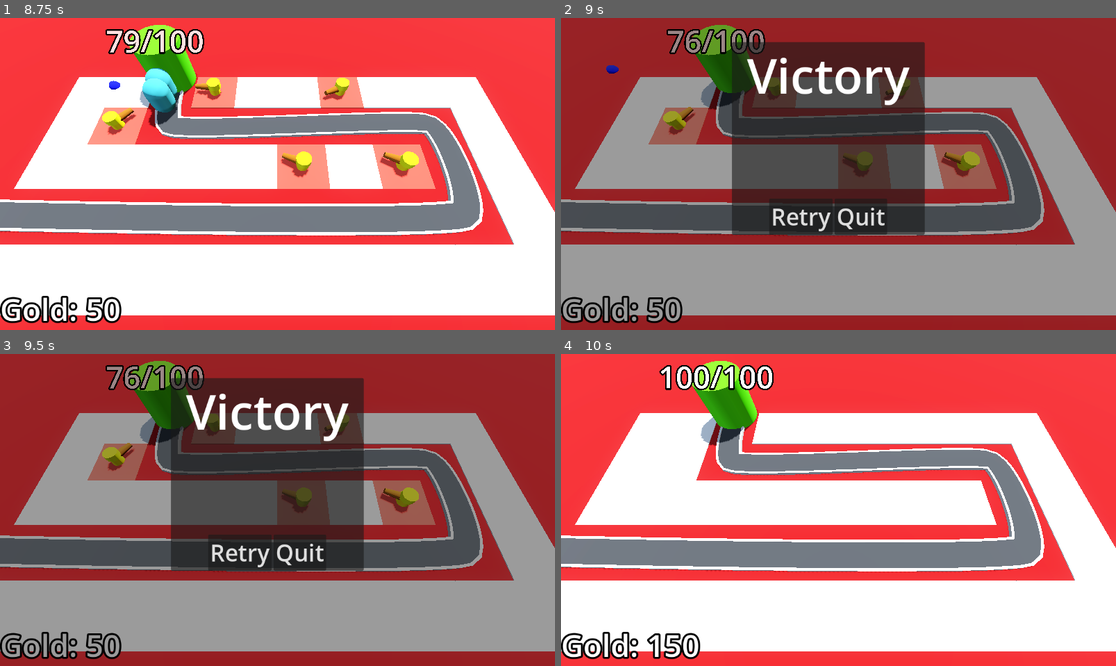
Above: before the commit, frames 1-4 (two rows, left to right).
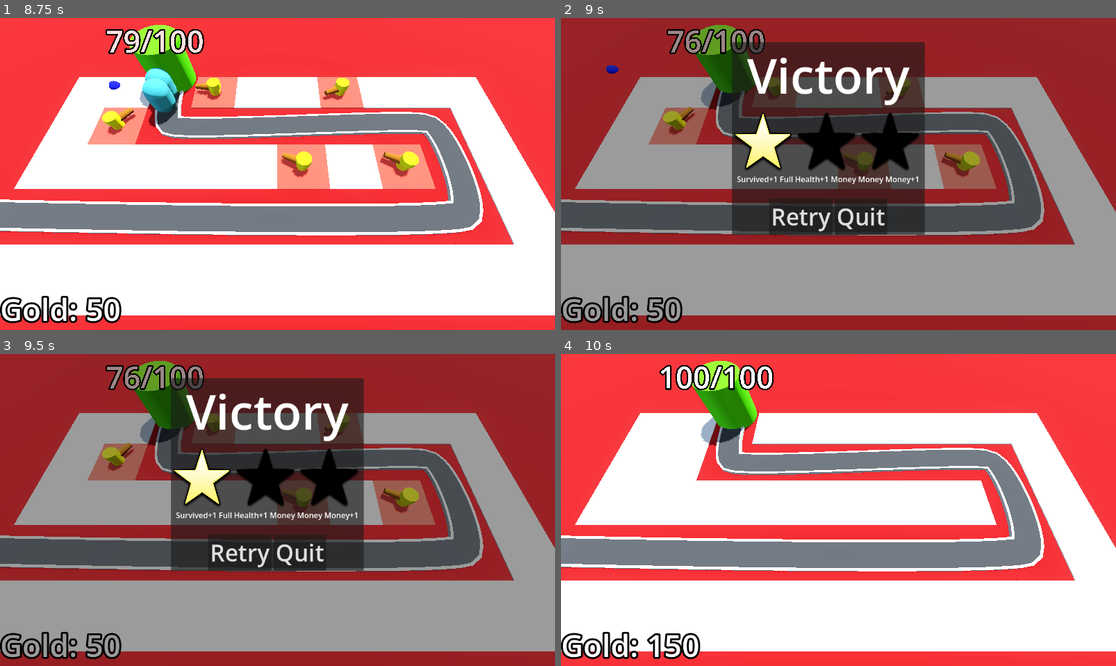
Above: after the commit, the same moments.

Repository: Matthew-CS11/Barbarian-Blaster
Game: Godot game, scene res://base_level.tscn
Same seed, same stepped clock (60 frames per second), same inputs: the game is played once before the commit and once after it.
Inputs (mouse positions are in pixels of both pictures, inside the frame that each line leads up to):
- Up to frame 1 (8.75 s): tap Enter at 0.5 s; move the mouse to (399, 158) at 0.52 s; click (399, 158) at 0.6 s; move the mouse to (166, 189) at 1.27 s; click (166, 189) at 1.35 s; move the mouse to (333, 105) at 2.02 s; click (333, 105) at 2.1 s; move the mouse to (249, 236) at 2.77 s; click (249, 236) at 2.85 s; move the mouse to (444, 220) at 3.52 s; click (444, 220) at 3.6 s; move the mouse to (111, 127) at 4.27 s; click (111, 127) at 4.35 s; move the mouse to (305, 174) at 5.02 s; click (305, 174) at 5.1 s; move the mouse to (194, 96) at 5.77 s; click (194, 96) at 5.85 s; move the mouse to (399, 158) at 6.52 s; click (399, 158) at 6.6 s; move the mouse to (166, 189) at 7.27 s; click (166, 189) at 7.35 s; move the mouse to (333, 105) at 8.02 s; click (333, 105) at 8.1 s
- Up to frame 2 (9 s): move the mouse to (810, 236) at 8.77 s; click (810, 236) at 8.85 s
- Up to frame 3 (9.5 s): no input
- Up to frame 4 (10 s): click "Retry" at 9.5 s

Frame 1 is identical in both runs. In frame 2, 2.9% of the frame differs, in the area x 31-65%, y 30-54%; in frame 3, 2.9%; in frame 4, nothing differs.

Commit message:
finish victory label

Diff:
--- a/UI/victory_layer.gd
+++ b/UI/victory_layer.gd
@@ -1,6 +1,12 @@
 extends CanvasLayer
 
-
+@onready var star_2: TextureRect = $ColorRect/CenterContainer/PanelContainer/VBoxContainer/StarContainer/Star2
+@onready var star_3: TextureRect = $ColorRect/CenterContainer/PanelContainer/VBoxContainer/StarContainer/Star3
+@onready var base := get_tree().get_first_node_in_group("base")
+@onready var bank := get_tree().get_first_node_in_group("bank")
+@onready var survived_label: Label = %SurvivedLabel
+@onready var health_label: Label = %HealthLabel
+@onready var money_label: Label = %MoneyLabel
 
 func _on_retry_button_pressed() -> void:
 	get_tree().reload_current_scene()
@@ -8,3 +14,12 @@
 
 func _on_quit_button_pressed() -> void:
 	get_tree().quit()
+
+func victory() -> void:
+	visible = true
+	if base.health == base.max_health:
+		star_2.modulate = Color.WHITE
+		health_label.visible = true
+	if bank.gold >= 500:
+		star_3.modulate = Color.WHITE
+		money_label.visible = true
--- a/UI/victory_layer.tscn
+++ b/UI/victory_layer.tscn
@@ -1,12 +1,12 @@
 [gd_scene format=3 uid="uid://cqwiydufhvhtr"]
 
 [ext_resource type="Script" uid="uid://76luocasr4vw" path="res://UI/victory_layer.gd" id="1_4etjl"]
+[ext_resource type="Texture2D" uid="uid://dvkq2o8rrv4hb" path="res://assets/star.png" id="2_eu0p7"]
 
 [sub_resource type="LabelSettings" id="LabelSettings_fxpm7"]
 font_size = 100
 
 [node name="VictoryLayer" type="CanvasLayer" unique_id=519931431]
-visible = false
 script = ExtResource("1_4etjl")
 
 [node name="ColorRect" type="ColorRect" parent="." unique_id=1646029444]
@@ -45,6 +45,54 @@
 label_settings = SubResource("LabelSettings_fxpm7")
 horizontal_alignment = 1
 
+[node name="StarContainer" type="HBoxContainer" parent="ColorRect/CenterContainer/PanelContainer/VBoxContainer" unique_id=1901277766]
+layout_mode = 2
+
+[node name="Star1" type="TextureRect" parent="ColorRect/CenterContainer/PanelContainer/VBoxContainer/StarContainer" unique_id=1738504315]
+custom_minimum_size = Vector2(128, 128)
+layout_mode = 2
+texture = ExtResource("2_eu0p7")
+expand_mode = 2
+stretch_mode = 5
+
+[node name="Star2" type="TextureRect" parent="ColorRect/CenterContainer/PanelContainer/VBoxContainer/StarContainer" unique_id=487059762]
+modulate = Color(0, 0, 0, 1)
+custom_minimum_size = Vector2(128, 128)
+layout_mode = 2
+texture = ExtResource("2_eu0p7")
+expand_mode = 2
+stretch_mode = 5
+
+[node name="Star3" type="TextureRect" parent="ColorRect/CenterContainer/PanelContainer/VBoxContainer/StarContainer" unique_id=420278230]
+modulate = Color(0, 0, 0, 1)
+custom_minimum_size = Vector2(128, 128)
+layout_mode = 2
+texture = ExtResource("2_eu0p7")
+expand_mode = 2
+stretch_mode = 5
+
+[node name="LabelContainer" type="HBoxContainer" parent="ColorRect/CenterContainer/PanelContainer/VBoxContainer" unique_id=1256356948]
+layout_mode = 2
+alignment = 1
+
+[node name="SurvivedLabel" type="Label" parent="ColorRect/CenterContainer/PanelContainer/VBoxContainer/LabelContainer" unique_id=1956143874]
+unique_name_in_owner = true
+layout_mode = 2
+text = "Survived+1"
+horizontal_alignment = 1
+
+[node name="HealthLabel" type="Label" parent="ColorRect/CenterContainer/PanelContainer/VBoxContainer/LabelContainer" unique_id=47912348]
+unique_name_in_owner = true
+layout_mode = 2
+text = "Full Health+1"
+horizontal_alignment = 1
+
+[node name="MoneyLabel" type="Label" parent="ColorRect/CenterContainer/PanelContainer/VBoxContainer/LabelContainer" unique_id=1765033135]
+unique_name_in_owner = true
+layout_mode = 2
+text = "Money Money Money+1"
+horizontal_alignment = 1
+
 [node name="HBoxContainer" type="HBoxContainer" parent="ColorRect/CenterContainer/PanelContainer/VBoxContainer" unique_id=1713766987]
 layout_mode = 2
 size_flags_vertical = 10
--- a/base_level.tscn
+++ b/base_level.tscn
@@ -157,6 +157,7 @@
 [node name="DifficultyManager" parent="." unique_id=756387318 instance=ExtResource("9_xjg0i")]
 
 [node name="VictoryLayer" parent="." unique_id=519931431 instance=ExtResource("10_ykwpl")]
+visible = false
 
 [connection signal="timeout" from="Path3D/Timer" to="Path3D" method="_on_timer_timeout"]
 [connection signal="stop_spawning_enemies" from="DifficultyManager" to="Path3D" method="_on_difficulty_manager_stop_spawning_enemies"]
--- a/enemy_path/path_3d.gd
+++ b/enemy_path/path_3d.gd
@@ -2,8 +2,10 @@
 
 @export var enemy_scene : PackedScene
 @export var diff_manager : Node
+@export var victory_layer : CanvasLayer
+
 @onready var timer: Timer = $Timer
-@export var victory_layer : CanvasLayer
+
 
 func spawn_enemy() -> void:
 	var enemy = enemy_scene.instantiate()
@@ -18,7 +20,7 @@
 		for child in get_children():
 			if child is Enemy:
 				return
-		victory_layer.visible = true
+		victory_layer.victory()
 
 func _on_timer_timeout() -> void:
 	spawn_enemy()
Binary file added: assets/star.png
Not shown, added: assets/star.png.import
